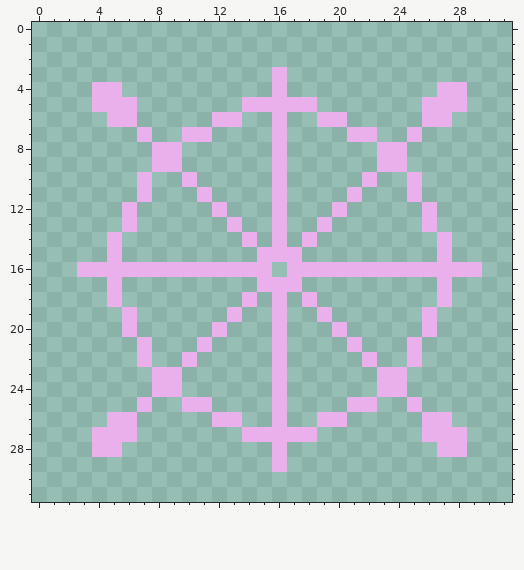
One commit to this pixel-art file: resources/ship wheel (gear_r).aseprite. That is the earlier state.
32x32 pixels, 1 frame. The old version is drawn lined up with the new one.
After:
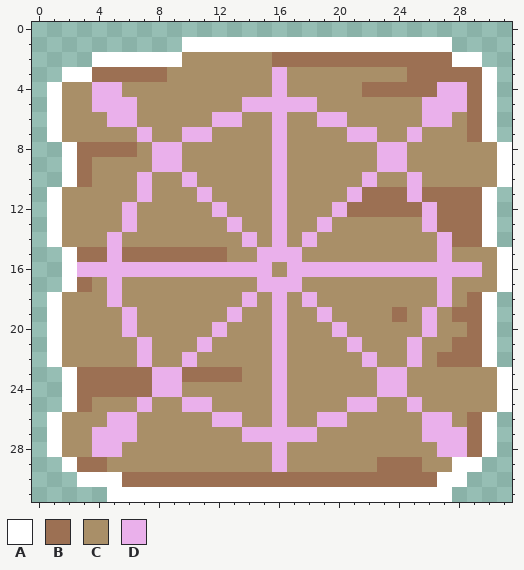
Palette (. is transparent): A #ffffff  B #9c7053  C #a98f68  D #eab0eb
What changed:
whole drawing moved by +1,+1 (the old picture is shown already moved)
@@ x 0..31 @@
  0 ................................
- 1 ................................
- 2 ................................
- 3 ................D...............
- 4 ....DD..........D..........DD...
- 5 ....DDD.......DDDDD.......DDD...
- 6 .....DD.....DD..D..DD.....DD....
- 7 .......D..DD....D....DD..D......
- 8 ........DD......D......DD.......
- 9 ........DD......D......DD.......
-10 .......D..D.....D.....D..D......
-11 .......D...D....D....D...D......
-12 ......D.....D...D...D.....D.....
-13 ......D......D..D..D......D.....
-14 .....D........D.D.D........D....
-15 .....D.........DDD.........D....
-16 ...DDDDDDDDDDDDD.DDDDDDDDDDDDD..
-17 .....D.........DDD.........D....
-18 .....D........D.D.D........D....
-19 ......D......D..D..D......D.....
-20 ......D.....D...D...D.....D.....
-21 .......D...D....D....D...D......
-22 .......D..D.....D.....D..D......
-23 ........DD......D......DD.......
-24 ........DD......D......DD.......
-25 .......D..DD....D....DD..D......
-26 .....DD.....DD..D..DD.....DD....
-27 ....DDD.......DDDDD.......DDD...
-28 ....DD..........D..........DD...
-29 ................D...............
-30 ................................
-31 ................................
+ 1 ..........AAAAAAAAAAAAAAAAAA....
+ 2 ....AAAAAACCCCCCBBBBBBBBBBBBAA..
+ 3 ..AABBBBBCCCCCCCDCCCCCCCCBBBBBA.
+ 4 .ACCDDCCCCCCCCCCDCCCCCBBBBBDDBA.
+ 5 .ACCDDDCCCCCCCDDDDDCCCCCCCDDDBA.
+ 6 .ACCCDDCCCCCDDCCDCCDDCCCCCDDCBA.
+ 7 .ACCCCCDCCDDCCCCDCCCCDDCCDCCCBA.
+ 8 ..ABBBBCDDCCCCCCDCCCCCCDDCCCCCCA
+ 9 ..ABCCCCDDCCCCCCDCCCCCCDDCCCCCCA
+10 ..ABCCCDCCDCCCCCDCCCCCDCCDCCCCCA
+11 .ACCCCCDCCCDCCCCDCCCCDBBBDBBBBA.
+12 .ACCCCDCCCCCDCCCDCCCDBBBBBDBBBA.
+13 .ACCCCDCCCCCCDCCDCCDCCCCCCDBBBA.
+14 .ACCCDCCCCCCCCDCDCDCCCCCCCCDBBA.
+15 ..ABBDBBBBBBBCCDDDCCCCCCCCCDCCCA
+16 ..ADDDDDDDDDDDDDCDDDDDDDDDDDDDCA
+17 ..ABCDCCCCCCCCCDDDCCCCCCCCCDCCCA
+18 .ACCCDCCCCCCCCDCDCDCCCCCCCCDCBA.
+19 .ACCCCDCCCCCCDCCDCCDCCCCBCDCBBA.
+20 .ACCCCDCCCCCDCCCDCCCDCCCCCDCCBA.
+21 .ACCCCCDCCCDCCCCDCCCCDCCCDCCBBA.
+22 .ACCCCCDCCDCCCCCDCCCCCDCCDCBBBA.
+23 ..ABBBBBDDBBBBCCDCCCCCCDDCCCCCCA
+24 ..ABBBBBDDCCCCCCDCCCCCCDDCCCCCCA
+25 ..ABCCCDCCDDCCCCDCCCCDDCCDCCCCCA
+26 .ACCCDDCCCCCDDCCDCCDDCCCCCDDCBA.
+27 .ACCDDDCCCCCCCDDDDDCCCCCCCDDDBA.
+28 .ACCDDCCCCCCCCCCDCCCCCCCCCCDDBA.
+29 ..ABBCCCCCCCCCCCDCCCCCCBBBCCAA..
+30 ...AAABBBBBBBBBBBBBBBBBBBBBAA...
+31 .....AAAAAAAAAAAAAAAAAAAAAAA....
Boxes around the changes in both pictures, in picture pixels (x1, y1, x2, y2):
added: (47, 37, 512, 502)
